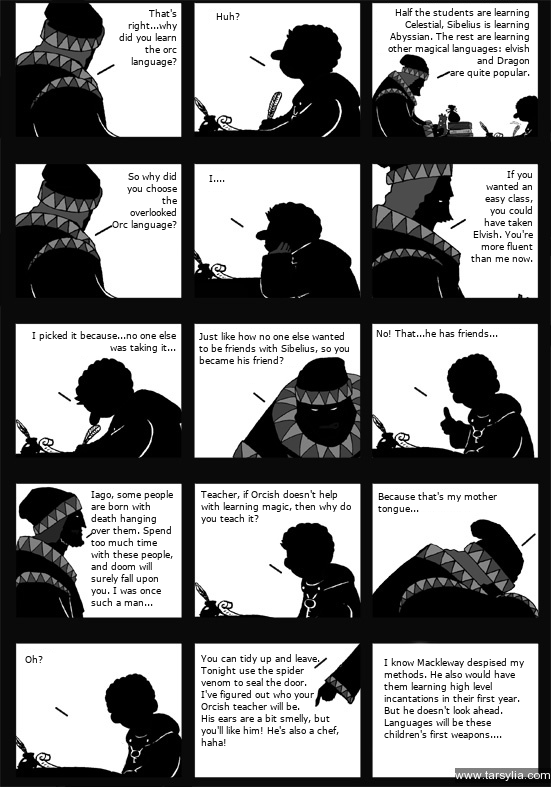
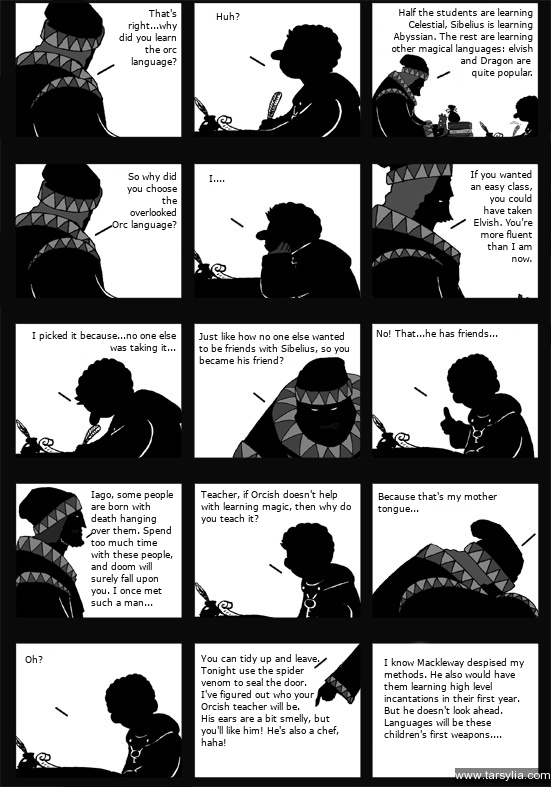
Revision of a layered 551px x 787px image; what changed, layer by layer:
painted on "Half the students are learning..." over [388, 8, 533, 78]
painted on "If you wanted an easy class, y..." over [471, 170, 533, 262]
painted on "Iago, some people are born wit..." over [120, 588, 162, 594]
